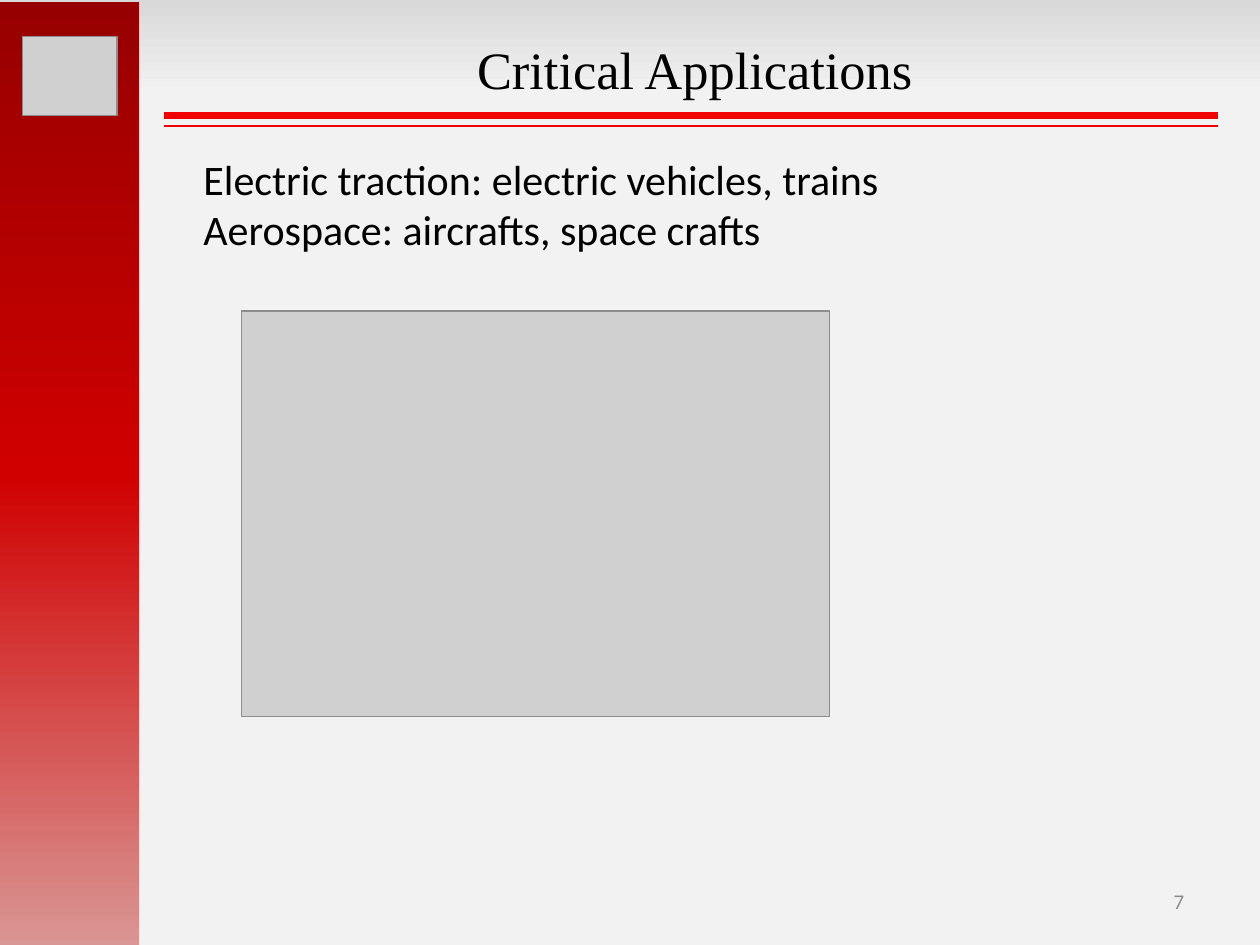
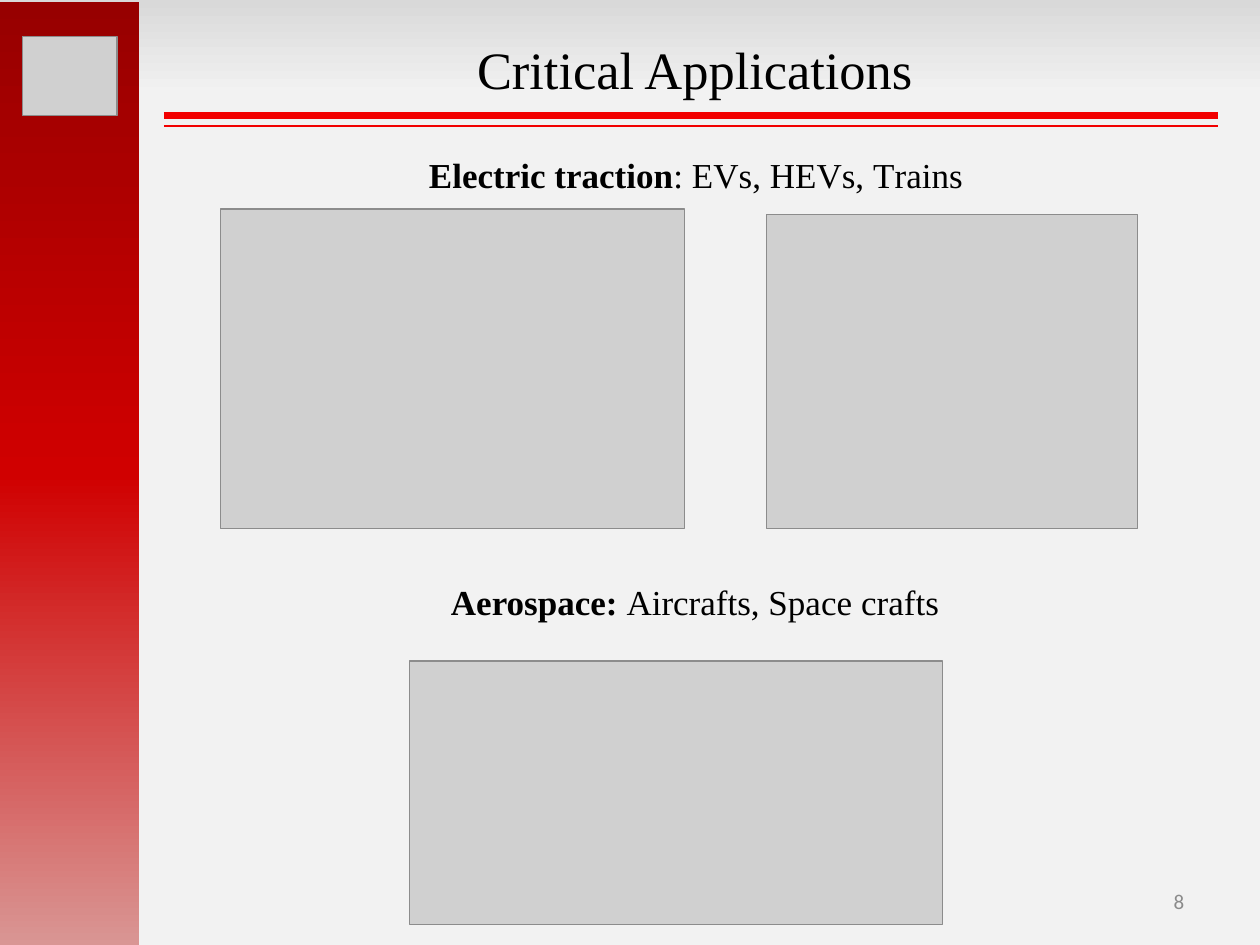
Before and after one commit to hakanpolat/IMMD, a slide deck: slide 8 of GRW2017/sunum/GRW2017_MesutUğur.pptx (slide 7 before the commit). Drawn at 1260x945 pixels with LibreOffice and Linux fonts; fonts in the diff are those of the drawing; grey boxes stand for pictures. Boxes give left, top, right and bottom in pixels: in the first picture for what was removed or moved away, otherwise in the second. Text is boxed around its words. In the diff, an @@ line names an element or a change of style, - is before the commit and + after.

```diff
--- a/GRW2017/sunum/GRW2017_MesutUğur.pptx
+++ b/GRW2017/sunum/GRW2017_MesutUğur.pptx
@@ text at [429,163,963,193]: text changed; size 24 to 20 pt; font Calibri to Times New Roman; bold on @@
-Electric traction: electric vehicles, trains
-Aerospace: aircrafts, space crafts
+Electric traction: EVs, HEVs, Trains
@@ picture: place and size @@
-picture at [242,311,830,717]
+picture at [220,209,684,529]
@@ picture added at [766,214,1137,529] @@
@@ text added at [451,590,939,623], 20 pt, text #000000 @@
+Aerospace: Aircrafts, Space crafts
@@ picture added at [410,662,942,925] @@
@@ page number at [1174,895,1185,909]: text changed @@
-7
+8
```
Also in this commit, not shown: 7 other slides changed, 6 slides added, 33 other files.
